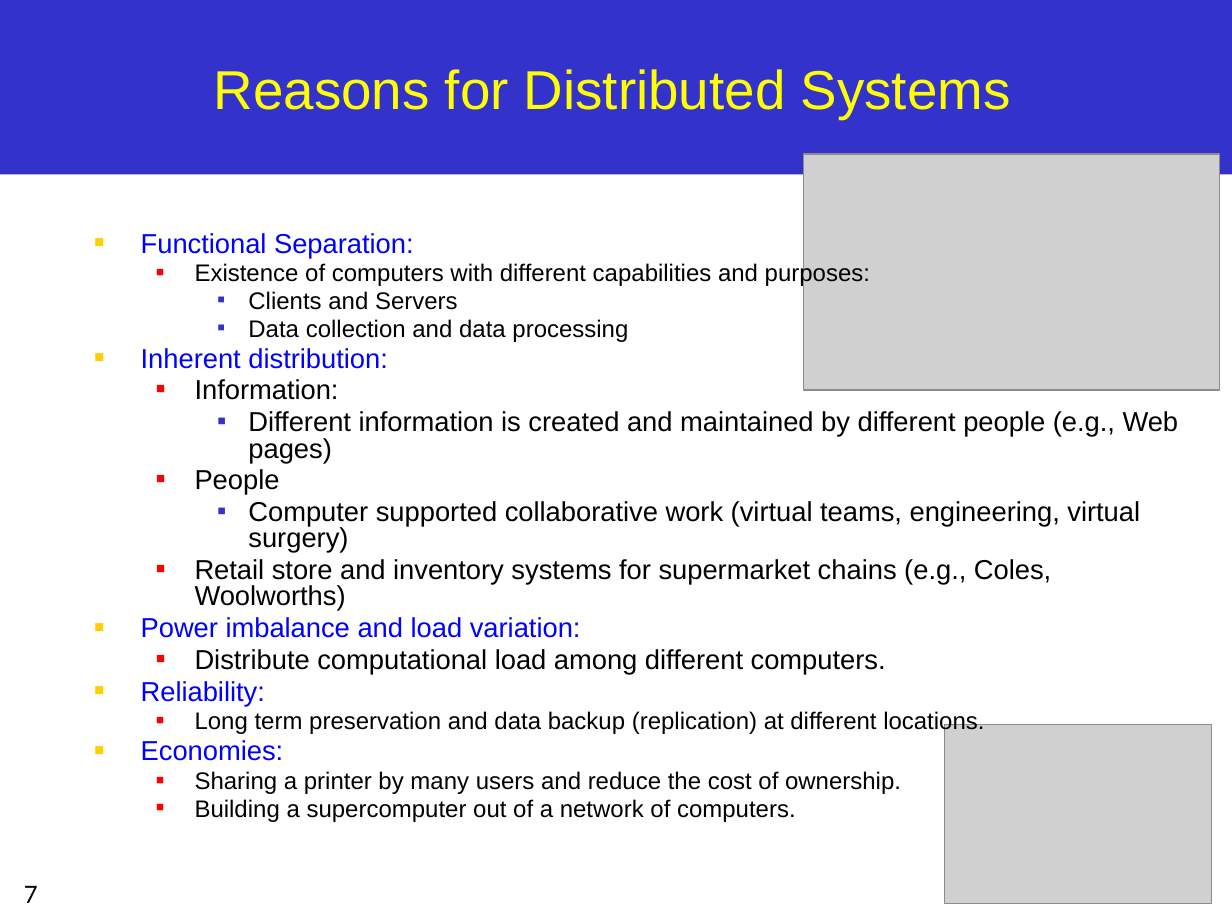
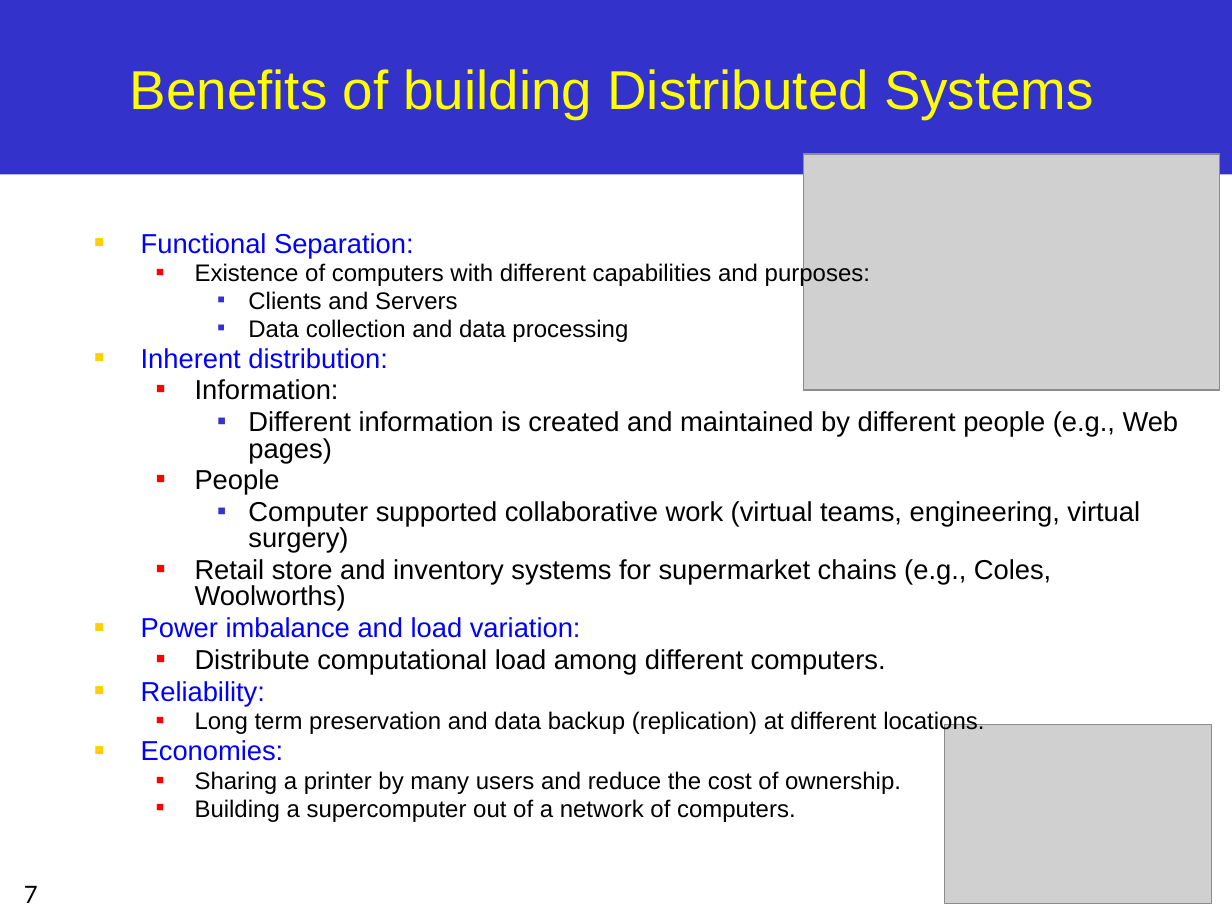
Before and after one commit to hassan010802002/FCI_4th_YEAR, a slide deck: slide 7 of TERM_2/Lectures/Distributed Systems/Lecture 1 - Introduction to Distributed Systems.pptx. Drawn at 1232x924 pixels with LibreOffice and Linux fonts; fonts in the diff are those of the drawing; grey boxes stand for pictures. Boxes give left, top, right and bottom in pixels: in the first picture for what was removed or moved away, otherwise in the second. Text is boxed around its words. In the diff, an @@ line names an element or a change of style, - is before the commit and + after.

```diff
--- a/TERM_2/Lectures/Distributed Systems/Lecture 1 - Introduction to Distributed Systems.pptx
+++ b/TERM_2/Lectures/Distributed Systems/Lecture 1 - Introduction to Distributed Systems.pptx
@@ title at (130, 69, 1094, 119): text changed @@
-Reasons for Distributed Systems
+Benefits of building Distributed Systems
```
Also in this commit, not shown: 5 other slides changed, 1 slide removed, 46 other files.
